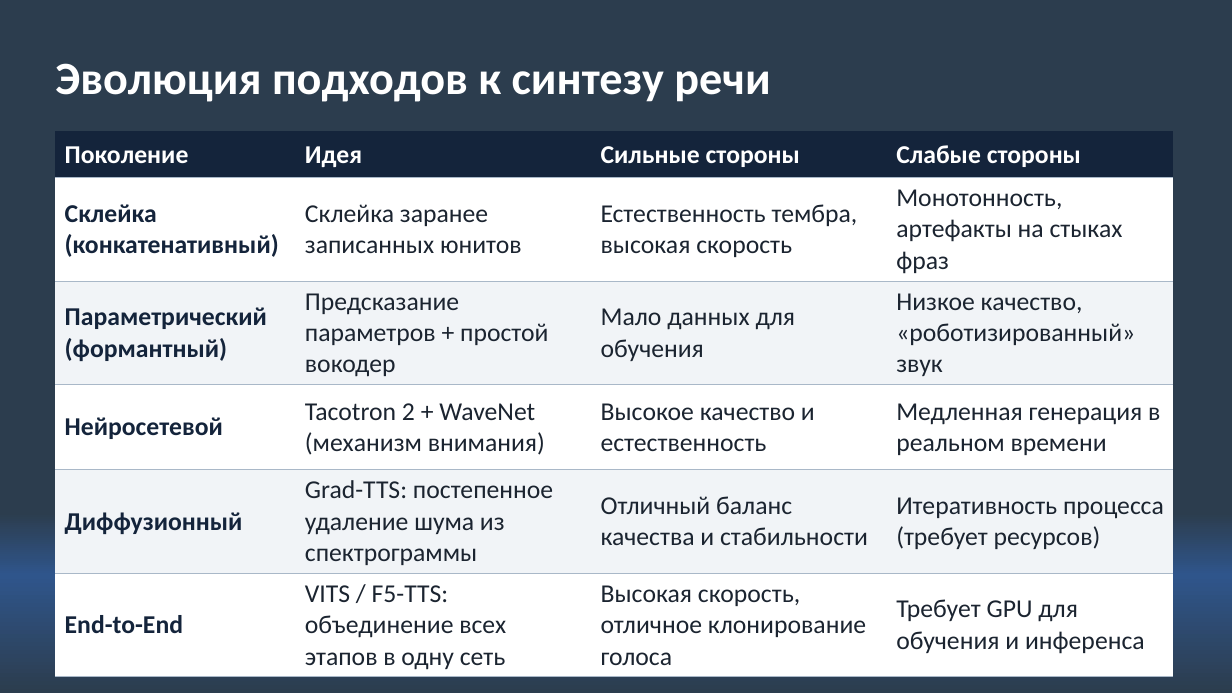
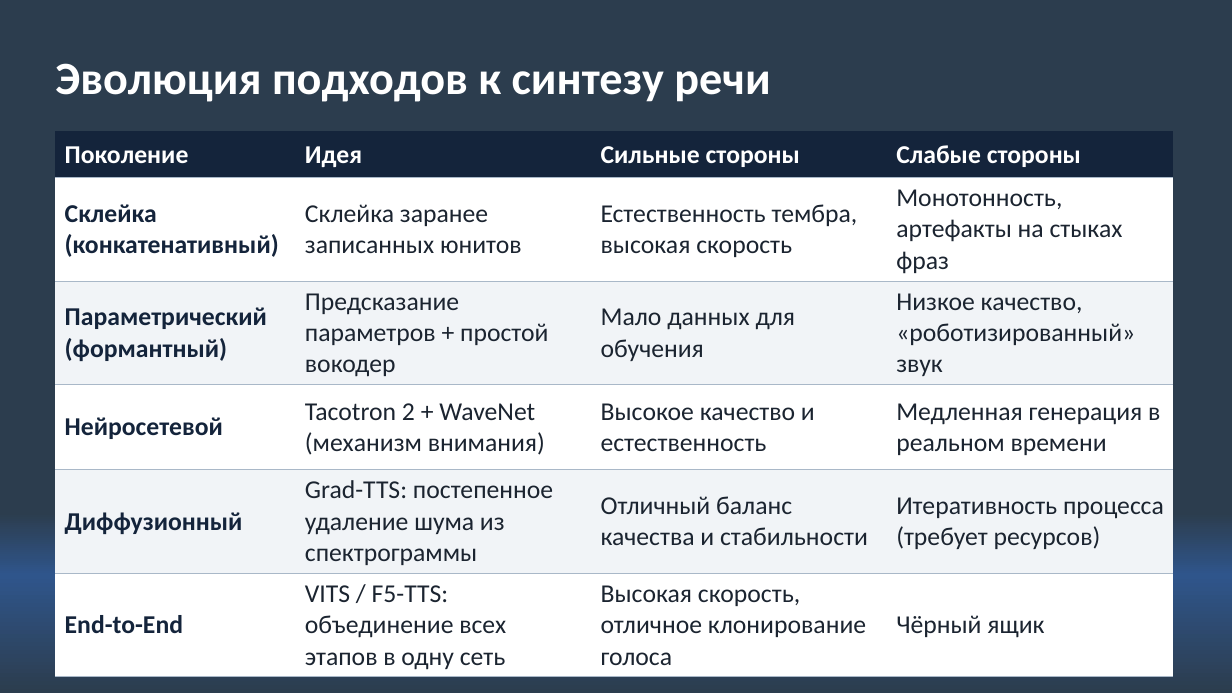
Before and after one commit to voblako/tts, a slide deck: slide 6 of 1_sprint/tts_presentation_новая3.pptx. Drawn at 1232x693 pixels with LibreOffice and Linux fonts; fonts in the diff are those of the drawing. Boxes give left, top, right and bottom in pixels: in the first picture for what was removed or moved away, otherwise in the second. Text is boxed around its words. In the diff, an @@ line names an element or a change of style, - is before the commit and + after.

```diff
--- a/1_sprint/tts_presentation_новая3.pptx
+++ b/1_sprint/tts_presentation_новая3.pptx
@@ table at bbox=[55, 131, 1174, 674] @@
-row 6, column 4: Требует GPU для обучения и инференса
+row 6, column 4: Чёрный ящик
```
Also in this commit, not shown: 3 other slides changed, 1 other file.
